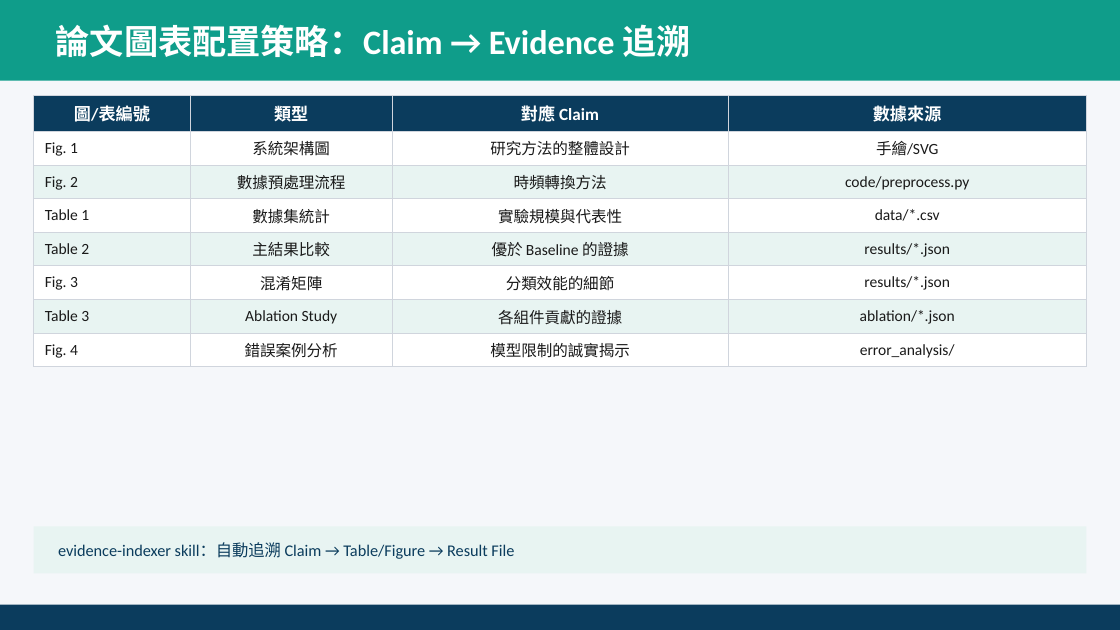
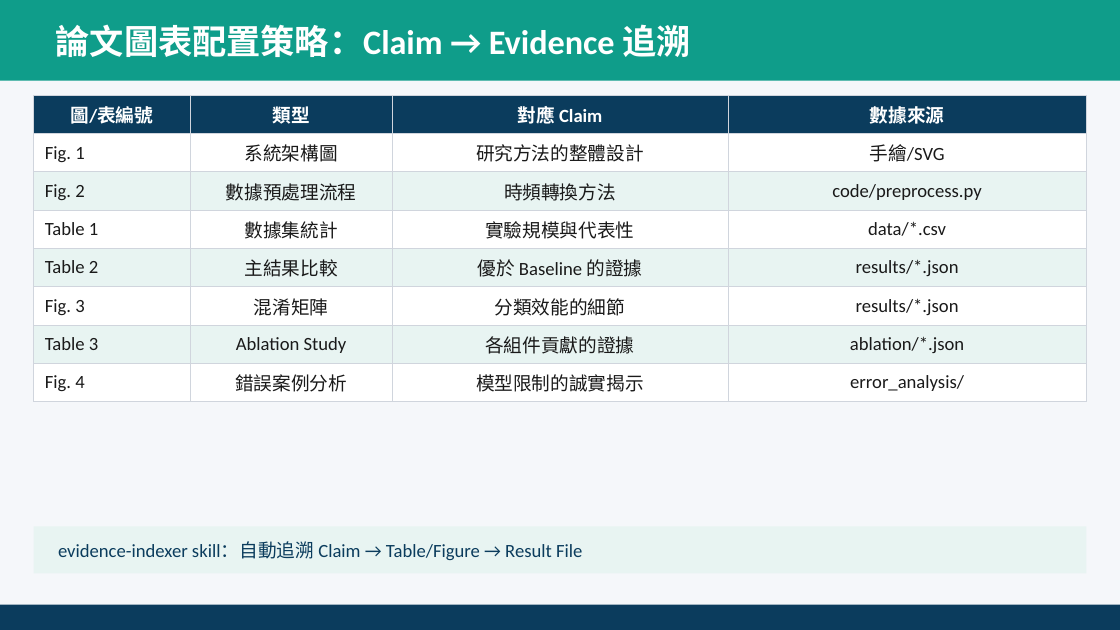
Before and after one commit to ai-cooperation/paperlab, a slide deck: slide 10 of dist/Day2_Full_AI研究進階.pptx. Drawn at 1120x630 pixels with LibreOffice and Linux fonts; fonts in the diff are those of the drawing. Boxes give left, top, right and bottom in pixels: in the first picture for what was removed or moved away, otherwise in the second. Text is boxed around its words. In the diff, an @@ line names an element or a change of style, - is before the commit and + after.

```diff
--- a/dist/Day2_Full_AI研究進階.pptx
+++ b/dist/Day2_Full_AI研究進階.pptx
@@ table at <box>34,95,1086,396</box> @@
@@ size 11 to 12 pt in "圖/表編號", "類型", "對應 Claim", "數據來源" @@
@@ size 10 to 12 pt @@
@@ text "evidence-indexer skill：自動追溯 Claim → Table/Figure ..." at <box>58,542,582,560</box>: size 10.5 to 12 pt @@
```
Also in this commit, not shown: 55 other slides changed, 14 slides added, 15 other files.
